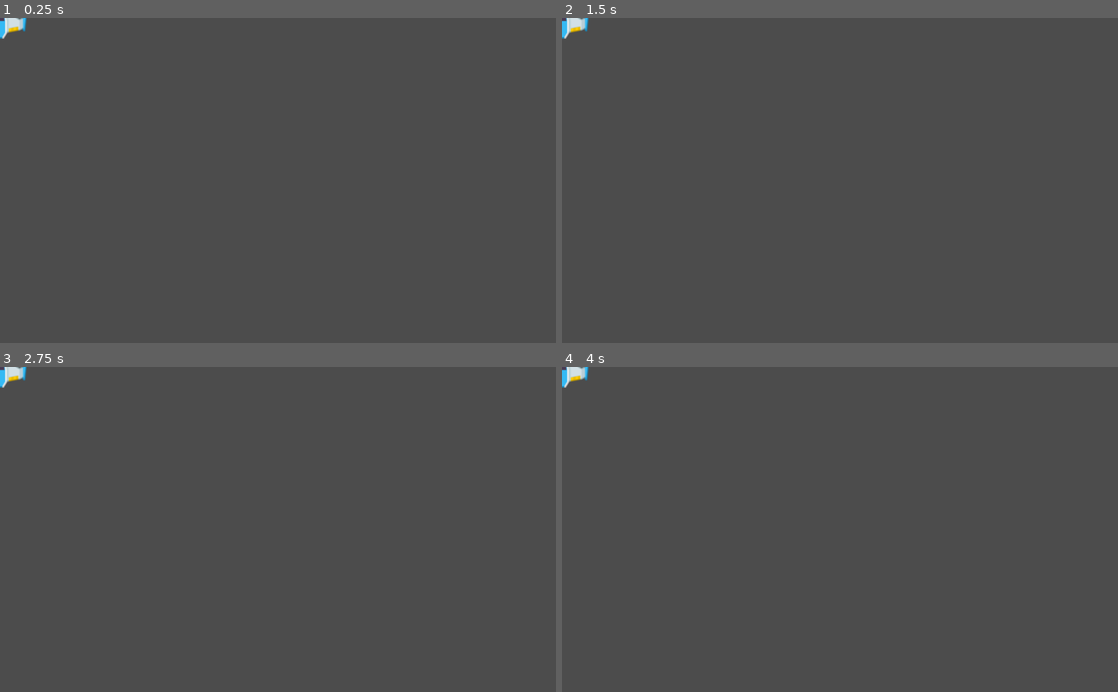
Above: before the commit, frames 1-4 (two rows, left to right).
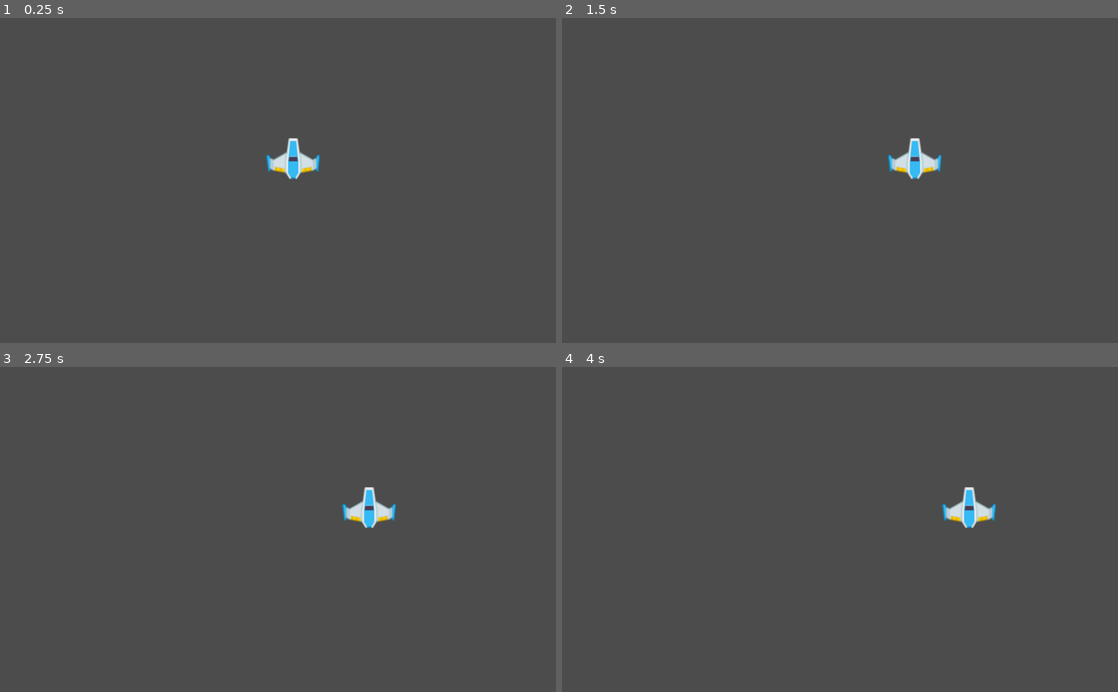
Above: after the commit, the same moments.

Repository: alexish4/GodotGame
Game: Godot game, scene res://MainScene.tscn
Two runs of this game, one before a commit and one after it. Both use one fixed random seed, a clock stepped at 60 frames per second and the inputs below. The project has no main scene, so this scene is started directly.
Inputs:
- Up to frame 1 (0.25 s): no input
- Up to frame 2 (1.5 s): tap Enter at 0.5 s; hold Right (ui_right) 0.53-1.28 s; hold Left (ui_left) from 1.28 s (still down)
- Up to frame 3 (2.75 s): release Left (ui_left) at 2.03 s; hold Right (ui_right) from 2.03 s (still down)
- Up to frame 4 (4 s): release Right (ui_right) at 3.53 s; hold Left (ui_left) from 3.53 s (still down)

The runs differ from the first frame. In frame 1, 0.8% of the frame differs, in the area x 0-58%, y 0-50%; in frame 2, 0.8%; in frame 3, 0.8%, in the area x 0-72%, y 0-50%; in frame 4, 0.8%.

Commit message:
Can move now

Diff:
--- a/MainScene.tscn
+++ b/MainScene.tscn
@@ -5,3 +5,4 @@
 [node name="Node2D" type="Node2D"]
 
 [node name="Player" parent="." instance=ExtResource( 1 )]
+position = Vector2( 540, 259 )
--- a/Player.tscn
+++ b/Player.tscn
@@ -1,8 +1,10 @@
-[gd_scene load_steps=2 format=2]
+[gd_scene load_steps=3 format=2]
 
 [ext_resource path="res://SpaceShooterRedux/PNG/playerShip1_blue.png" type="Texture" id=1]
+[ext_resource path="res://player.gd" type="Script" id=2]
 
 [node name="Player" type="KinematicBody2D"]
+script = ExtResource( 2 )
 
 [node name="PlayerShip1Blue" type="Sprite" parent="."]
 texture = ExtResource( 1 )
--- a/player.gd
+++ b/player.gd
@@ -4,7 +4,7 @@
 # Declare member variables here. Examples:
 # var a = 2
 # var b = "text"
-var time_in_run = 0
+
 
 # Called when the node enters the scene tree for the first time.
 func _ready():
@@ -12,9 +12,15 @@
 
 
 # Called every frame. 'delta' is the elapsed time since the previous frame.
-func _process(delta):
-	#moving left or right
-	if Input.is_action_pressed("ui__right"):
-			time_in_run += delta
-	elif Input.is_action_pressed("ui_left"):
-			time_in_run -= delta
+#func _process(delta):
+#	pass
+var speed : int = 200
+var vel : Vector2 = Vector2()
+func _physics_process(delta):
+	vel.x = 0
+
+	if Input.is_action_pressed("ui_left"):
+		vel.x -= speed
+	if Input.is_action_pressed("ui_right"):
+		vel.x += speed
+	move_and_slide(vel, Vector2.UP)
